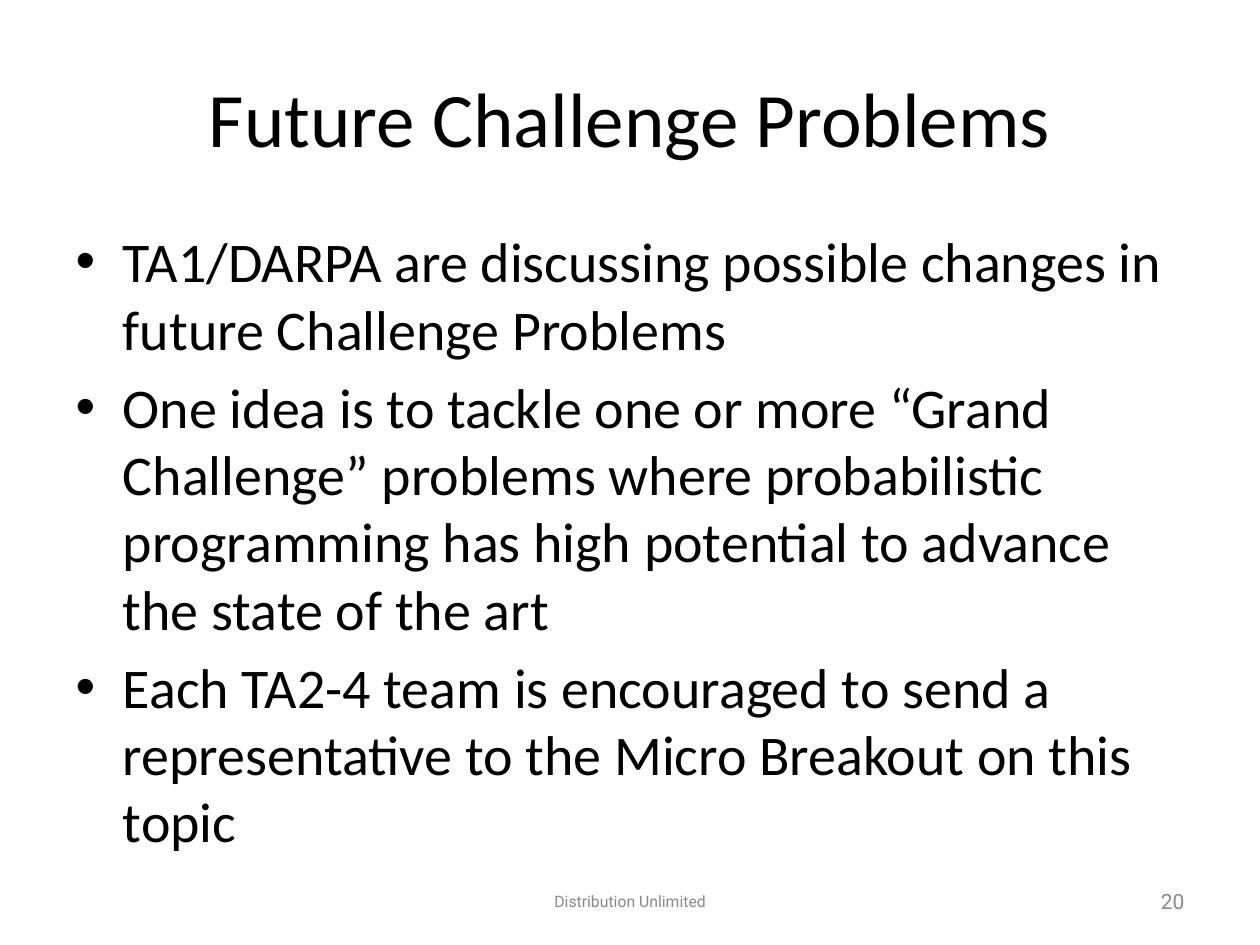
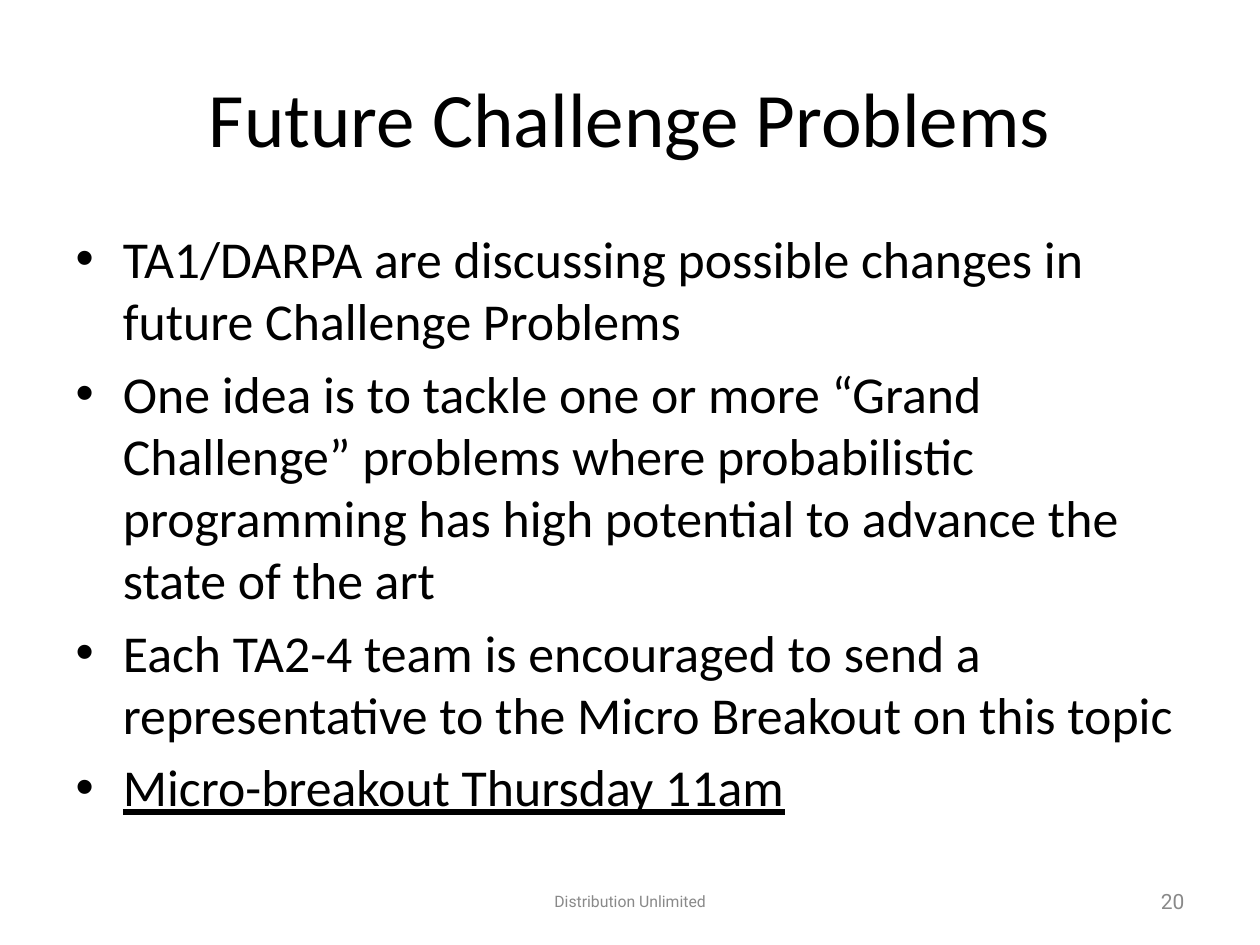
Before and after one commit to chengjianglong/ppaml-cp6, a slide deck: slide 20 of problem_statement/Challenge Problem 6.pptx. Drawn at 1260x945 pixels with LibreOffice and Linux fonts; fonts in the diff are those of the drawing; background and template pictures are left out. Boxes give left, top, right and bottom in pixels: in the first picture for what was removed or moved away, otherwise in the second. Text is boxed around its words. In the diff, an @@ line names an element or a change of style, - is before the commit and + after.

Commit message:
Added Microbreakout times

```diff
--- a/problem_statement/Challenge Problem 6.pptx
+++ b/problem_statement/Challenge Problem 6.pptx
@@ text at bbox=[123, 242, 1172, 743]: size 32 to 29.6 pt @@
@@ text at bbox=[123, 770, 784, 815]: paragraph added @@
+• Micro-breakout Thursday 11am
```
Also in this commit, not shown: 1 other slide changed.
